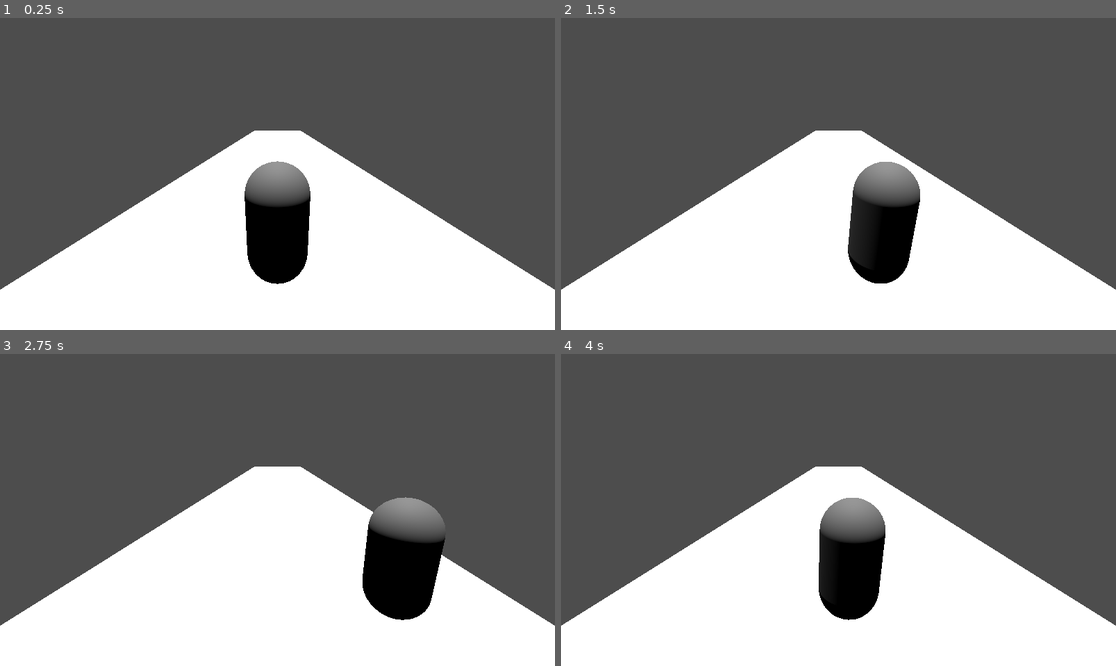
Above: before the commit, frames 1-4 (two rows, left to right).
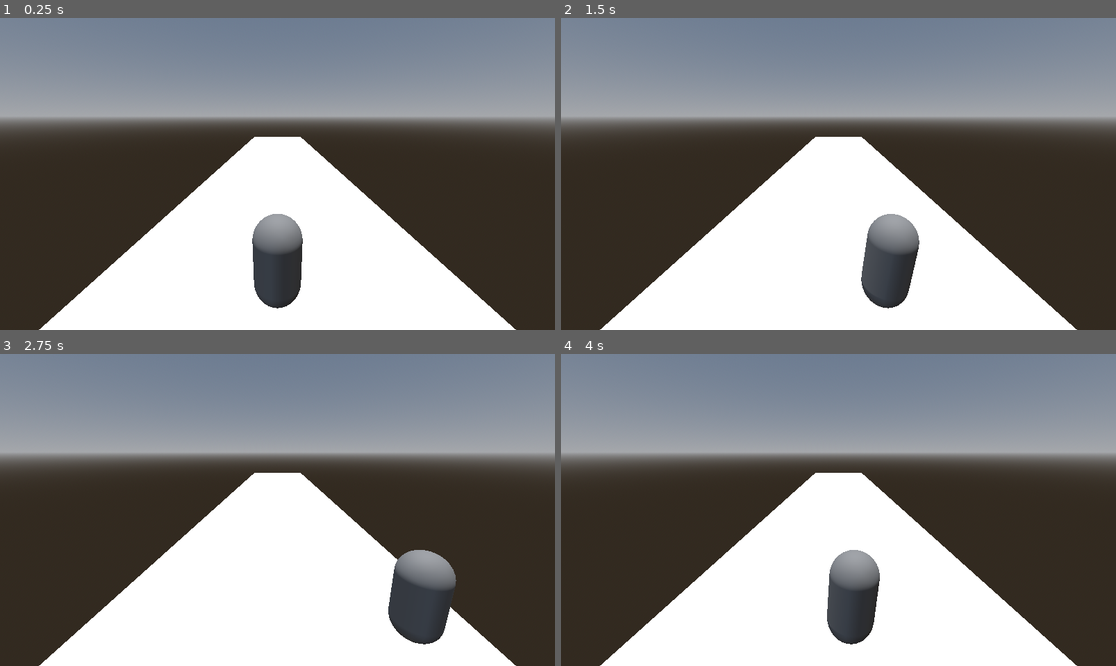
Above: after the commit, the same moments.

Repository: leoag3/projIndaGameLL
Game: Godot game, scene res://scene.tscn
Two runs of this game, one before a commit and one after it. Both use one fixed random seed, a clock stepped at 60 frames per second and the inputs below.
Inputs:
- Up to frame 1 (0.25 s): no input
- Up to frame 2 (1.5 s): tap Enter at 0.5 s; hold Right (ui_right) 0.53-1.28 s; hold Left (ui_left) from 1.28 s (still down)
- Up to frame 3 (2.75 s): release Left (ui_left) at 2.03 s; hold Right (ui_right) from 2.03 s (still down)
- Up to frame 4 (4 s): release Right (ui_right) at 2.78 s; hold Up (ui_up) 2.78-3.53 s; hold Left (ui_left) from 3.53 s (still down)

The runs differ from the first frame. In frame 1, 72% of the frame differs, in the area x 0-100%, y 0-100%; in frame 2, 73%; in frame 3, 71%; in frame 4, 72%.

Commit message:
add jumping and basic sky

Diff:
--- a/playerController.gd
+++ b/playerController.gd
@@ -1,12 +1,15 @@
 extends CharacterBody3D
 
-var lane_offset := 2.0  # Distance between lanes
-var lane_index := 0  # Current lane (-1 = left, 0 = center, 1 = right)
-var target_x := 0.0  # Target x-position based on lane
-var move_speed := 5.0  # Movement speed between lanes
+var lane_offset := 3.0
+var lane_index := 0
+var target_x := 0.0
+var move_speed := 5.0
+
+# Jumping and gravity
+var gravity := 20.0
+var jump_force := 8.0
 
 func _ready():
-	# Set initial target position
 	target_x = global_position.x
 
 func _unhandled_input(event):
@@ -16,13 +19,23 @@
 	elif event.is_action_pressed("ui_right") and lane_index < 1:
 		lane_index += 1
 		target_x = lane_index * lane_offset
+	elif event.is_action_pressed("ui_up") and is_on_floor():
+		velocity.y = jump_force  # Use built-in velocity property
 
 func _physics_process(delta):
-	# Smoothly move towards the target x-position
-	var current_pos = global_position
-	var new_x = lerp(current_pos.x, target_x, delta * move_speed)
+	# Smooth horizontal lane movement
+	var new_x = lerp(global_position.x, target_x, delta * move_speed)
 	global_position.x = new_x
 
-	# Optional: Add a slight tilt when moving
+	# Gravity
+	if not is_on_floor():
+		velocity.y -= gravity * delta
+	else:
+		velocity.y = max(velocity.y, 0.0)
+
+	# Apply velocity with built-in movement
+	move_and_slide()
+
+	# Optional tilt effect
 	var tilt = clamp((target_x - global_position.x) * 0.1, -0.2, 0.2)
 	rotation.z = lerp(rotation.z, tilt, delta * 5)
--- a/scene.tscn
+++ b/scene.tscn
@@ -1,6 +1,7 @@
-[gd_scene load_steps=6 format=3 uid="uid://c45kjfv7lfn47"]
+[gd_scene load_steps=10 format=3 uid="uid://c45kjfv7lfn47"]
 
 [ext_resource type="Script" uid="uid://cbknj1xk2qchv" path="res://playerController.gd" id="1_ulcgi"]
+[ext_resource type="Shape3D" uid="uid://b52r1je4kbpem" path="res://floorShape.tres" id="2_nxogm"]
 
 [sub_resource type="CapsuleMesh" id="CapsuleMesh_drvgu"]
 
@@ -10,6 +11,15 @@
 
 [sub_resource type="BoxMesh" id="BoxMesh_nxogm"]
 size = Vector3(1, 1, 5)
+
+[sub_resource type="ProceduralSkyMaterial" id="ProceduralSkyMaterial_nxogm"]
+
+[sub_resource type="Sky" id="Sky_3253y"]
+sky_material = SubResource("ProceduralSkyMaterial_nxogm")
+
+[sub_resource type="Environment" id="Environment_nxogm"]
+background_mode = 2
+sky = SubResource("Sky_3253y")
 
 [node name="Node3D" type="Node3D"]
 
@@ -30,8 +40,15 @@
 material_override = SubResource("StandardMaterial3D_ulcgi")
 mesh = SubResource("BoxMesh_nxogm")
 
+[node name="CollisionShape3D" type="CollisionShape3D" parent="Floor"]
+transform = Transform3D(1, 0, 0, 0, 1, 0, 0, 0, 1, 0, 0, -16)
+shape = ExtResource("2_nxogm")
+
 [node name="DirectionalLight3D" type="DirectionalLight3D" parent="."]
 transform = Transform3D(1, 0, 0, 0, -0.0142763, 0.999898, 0, -0.999898, -0.0142763, 1.54802, 4.49695, 1.13692)
 
 [node name="Camera3D" type="Camera3D" parent="."]
-transform = Transform3D(1, 0, 0, 0, 0.961846, 0.27359, 0, -0.27359, 0.961846, 0, 1.65126, 2.92207)
+transform = Transform3D(1, 0, 0, 0, 0.961846, 0.27359, 0, -0.27359, 0.961846, 0, 2.95115, 3.55729)
+
+[node name="WorldEnvironment" type="WorldEnvironment" parent="."]
+environment = SubResource("Environment_nxogm")
